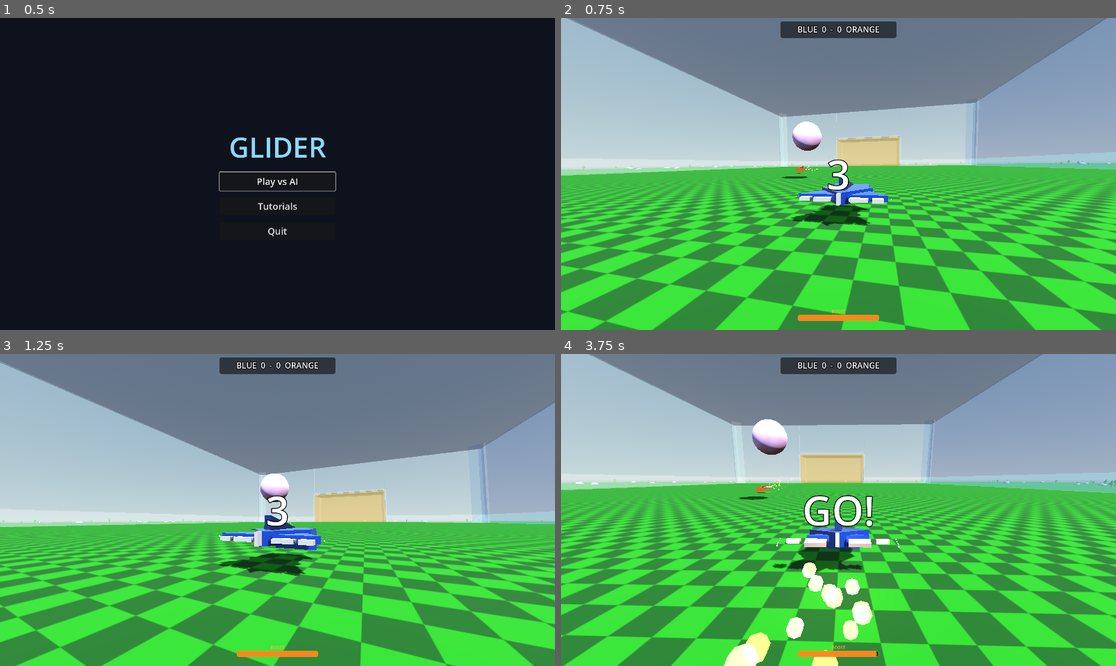
Above: before the commit, frames 1-4 (two rows, left to right).
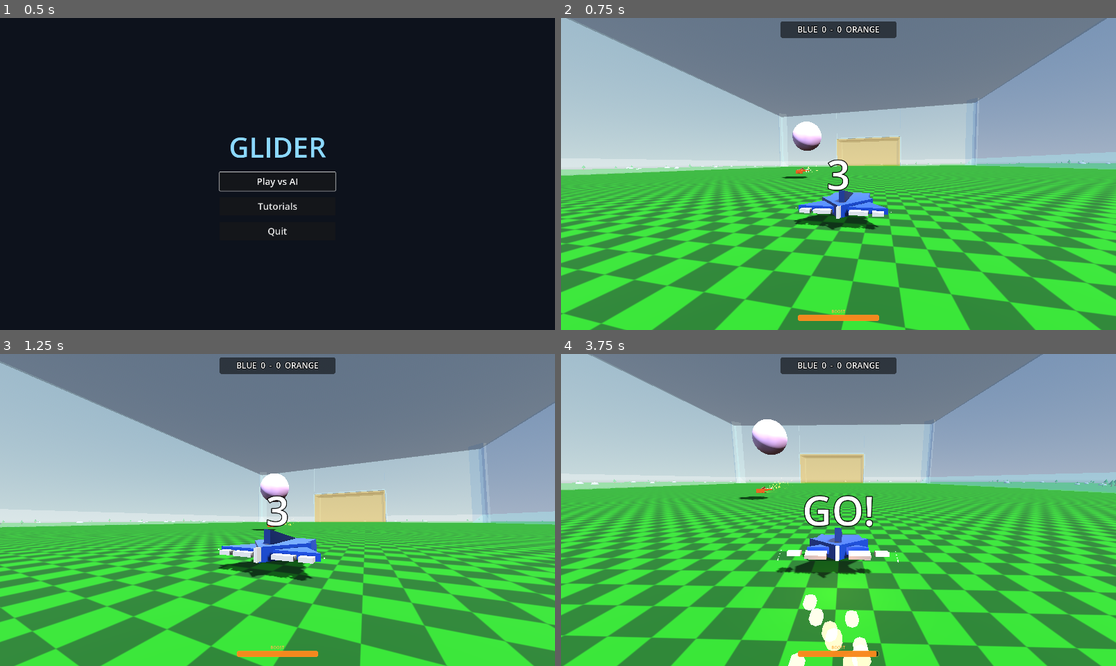
Above: after the commit, the same moments.

Repository: westonkelliher/glider
Game: Godot game, scene res://scenes/main_menu.tscn
Two runs of this game, one before a commit and one after it. Both use one fixed random seed, a clock stepped at 60 frames per second and the inputs below.
Inputs (mouse positions are in pixels of both pictures, inside the frame that each line leads up to):
- Up to frame 1 (0.5 s): no input
- Up to frame 2 (0.75 s): click "Play vs AI" at 0.5 s
- Up to frame 3 (1.25 s): no input
- Up to frame 4 (3.75 s): tap Enter (ui_accept) at 1.25, 1.52, 2.27, 3.5 s; move the mouse to (866, 510) at 1.27 s; hold Right mouse button (boost) 1.28-2.03 s; hold W (move_forward) from 1.28 s (still down); move the mouse to (810, 510) at 2.02 s; click (810, 510) at 2.1 s; right-click (810, 510) at 2.3 s; move the mouse to (849, 503) at 2.77 s; hold Shift (air_roll) 2.78-3.53 s; right-click (849, 503) at 3.05 s; move the mouse to (832, 516) at 3.52 s; right-click (832, 516) at 3.6 s

Frame 1 is identical in both runs. In frame 2, 4.1% of the frame differs, in the area x 0-100%, y 0-100%; in frame 3, 4.1%; in frame 4, 4.6%, in the area x 0-100%, y 20-100%.

Commit message:
Spawn gliders on the ground (y=0.5); boost recharge delay 5s -> 3.5s
Co-Authored-By: Claude Opus 4.8 (1M context) <noreply@anthropic.com>

Diff:
--- a/scenes/main.tscn
+++ b/scenes/main.tscn
@@ -38,10 +38,10 @@
 transform = Transform3D(0.7, 0, 0, 0, 0.7, 0, 0, 0, 0.7, 0, 0, 0)
 
 [node name="GliderBody" parent="." unique_id=786574907 instance=ExtResource("2_0wfyh")]
-transform = Transform3D(2.5, 0, 0, 0, 2.5, 0, 0, 0, 2.5, 10.5, 1, 28)
+transform = Transform3D(2.5, 0, 0, 0, 2.5, 0, 0, 0, 2.5, 10.5, 0.5, 28)
 
 [node name="AIGlider" parent="." unique_id=130628218 instance=ExtResource("2_0wfyh")]
-transform = Transform3D(-2.5, 0, 0, 0, 2.5, 0, 0, 0, -2.5, -10.5, 1, -28)
+transform = Transform3D(-2.5, 0, 0, 0, 2.5, 0, 0, 0, -2.5, -10.5, 0.5, -28)
 is_ai = true
 ai_variant = "brain"
 
--- a/scripts/glider_body.gd
+++ b/scripts/glider_body.gd
@@ -16,7 +16,7 @@
 const BOOST_MAX := 100.0
 const BOOST_DRAIN := 45.0          # units/sec while boosting (~2.2s of full tank)
 const BOOST_RECHARGE := 22.0       # units/sec once recharging
-const BOOST_RECHARGE_DELAY := 5.0  # sec of no boosting before the tank refills
+const BOOST_RECHARGE_DELAY := 3.5  # sec of no boosting before the tank refills
 const BOOST_FORCE := 50.0           # nose-ward accel while boosting (player)
 const AI_BOOST_FORCE := 35.0        # 70% of player BOOST_FORCE (see AI boost below)
 const AI_FX_SCALE := 0.55           # AI boost FX (particle count/size, glow) vs player
